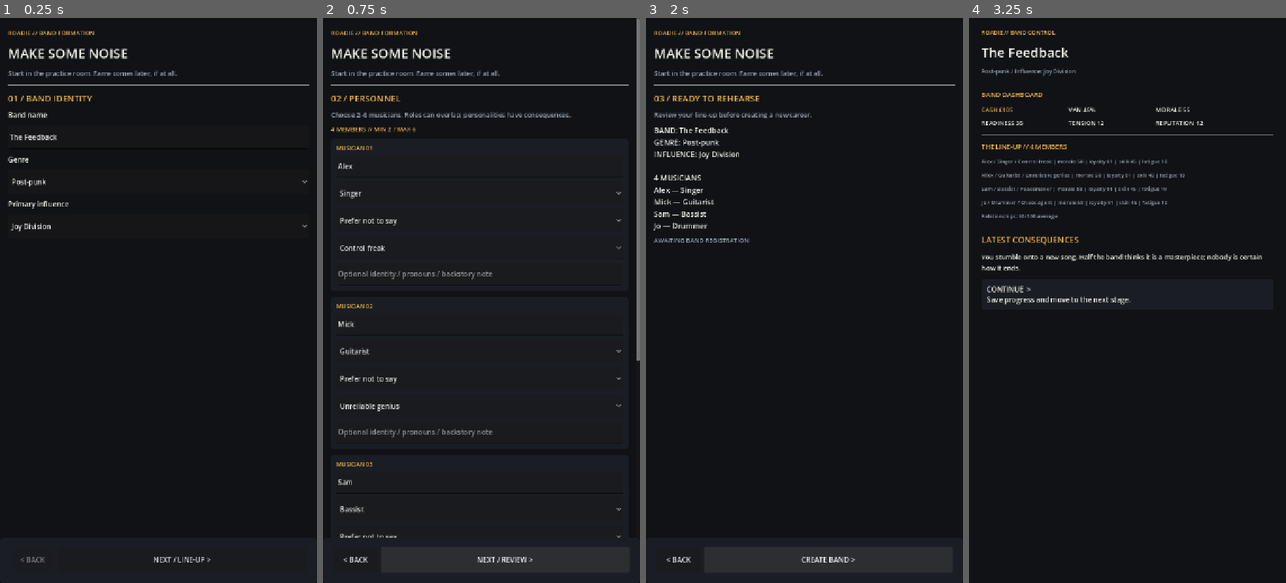
Above: before the commit, frames 1-4 (left to right).
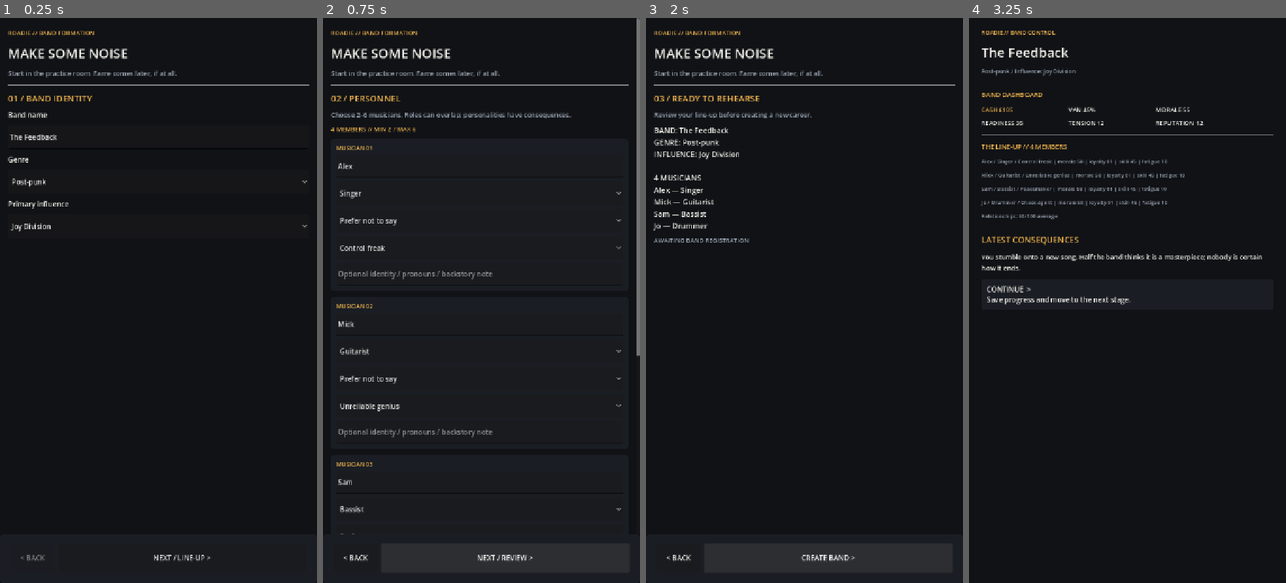
Above: after the commit, the same moments.

Repository: alimuir654-rgb/BandMaster
Game: Godot game, scene res://band_builder.tscn
The game is run twice, just before and just after one commit, with the same random seed, the same clock (stepped at 60 frames per second) and the same inputs.
Inputs:
- Up to frame 1 (0.25 s): no input
- Up to frame 2 (0.75 s): click "NEXT / LINE-UP >" at 0.5 s
- Up to frame 3 (2 s): click "NEXT / REVIEW >" at 1.25 s
- Up to frame 4 (3.25 s): click "CREATE BAND >" at 2 s; click "B // WRITE SOMETHING NEW Crea…" at 2.75 s

The runs differ from the first frame. In frame 1, 0.2% of the frame differs, in the area x 6-67%, y 95-97%; in frame 2, 0.3%, in the area x 5-100%, y 59-97%; in frame 3, 0.2%; in frame 4, nothing differs.

Commit message:
fix: pin navigation footer to screen bottom independently of scroll content

Diff:
--- a/Scripts/band_builder.gd
+++ b/Scripts/band_builder.gd
@@ -37,15 +37,12 @@
 	bg.set_anchors_and_offsets_preset(Control.PRESET_FULL_RECT)
 	bg.mouse_filter = Control.MOUSE_FILTER_IGNORE
 	add_child(bg)
-	var layout := VBoxContainer.new()
-	layout.set_anchors_and_offsets_preset(Control.PRESET_FULL_RECT)
-	layout.add_theme_constant_override("separation", 0)
-	add_child(layout)
+	# Keep navigation independent of content minimum height; only the form scrolls.
 	form_scroll = ScrollContainer.new()
-	form_scroll.size_flags_vertical = Control.SIZE_EXPAND_FILL
-	form_scroll.size_flags_horizontal = Control.SIZE_EXPAND_FILL
+	add_child(form_scroll)
+	form_scroll.set_anchors_and_offsets_preset(Control.PRESET_FULL_RECT)
+	form_scroll.offset_bottom = -110.0
 	form_scroll.horizontal_scroll_mode = ScrollContainer.SCROLL_MODE_DISABLED
-	layout.add_child(form_scroll)
 	var margin := MarginContainer.new()
 	margin.add_theme_constant_override("margin_left", 18)
 	margin.add_theme_constant_override("margin_right", 18)
@@ -98,7 +95,15 @@
 
 	var footer := PanelContainer.new()
 	footer.add_theme_stylebox_override("panel", _panel_style())
-	layout.add_child(footer)
+	add_child(footer)
+	footer.anchor_left = 0.0
+	footer.anchor_right = 1.0
+	footer.anchor_top = 1.0
+	footer.anchor_bottom = 1.0
+	footer.offset_left = 0.0
+	footer.offset_right = 0.0
+	footer.offset_top = -110.0
+	footer.offset_bottom = 0.0
 	var footer_margin := MarginContainer.new()
 	footer_margin.add_theme_constant_override("margin_left", 12)
 	footer_margin.add_theme_constant_override("margin_right", 12)
